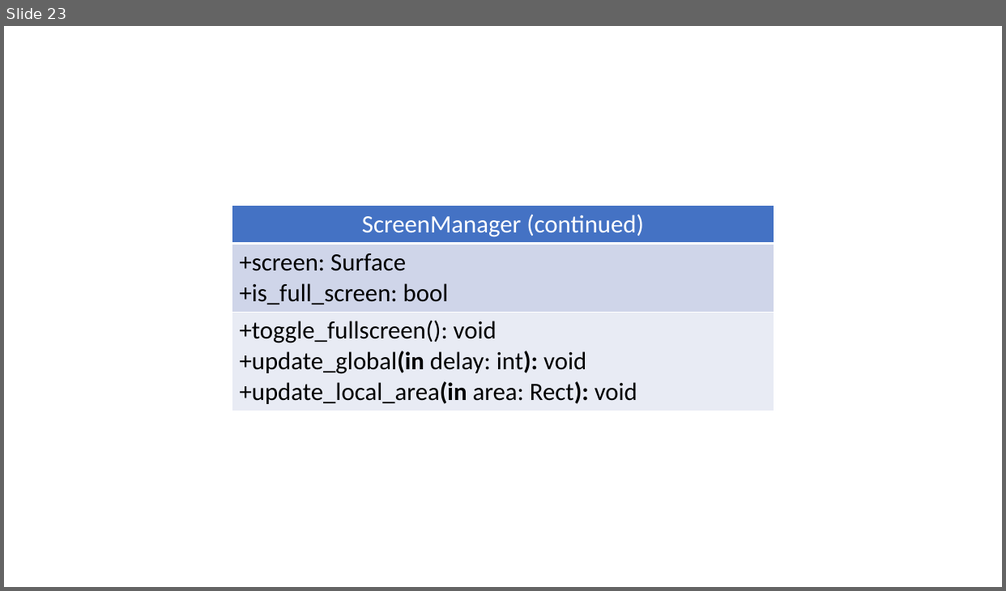
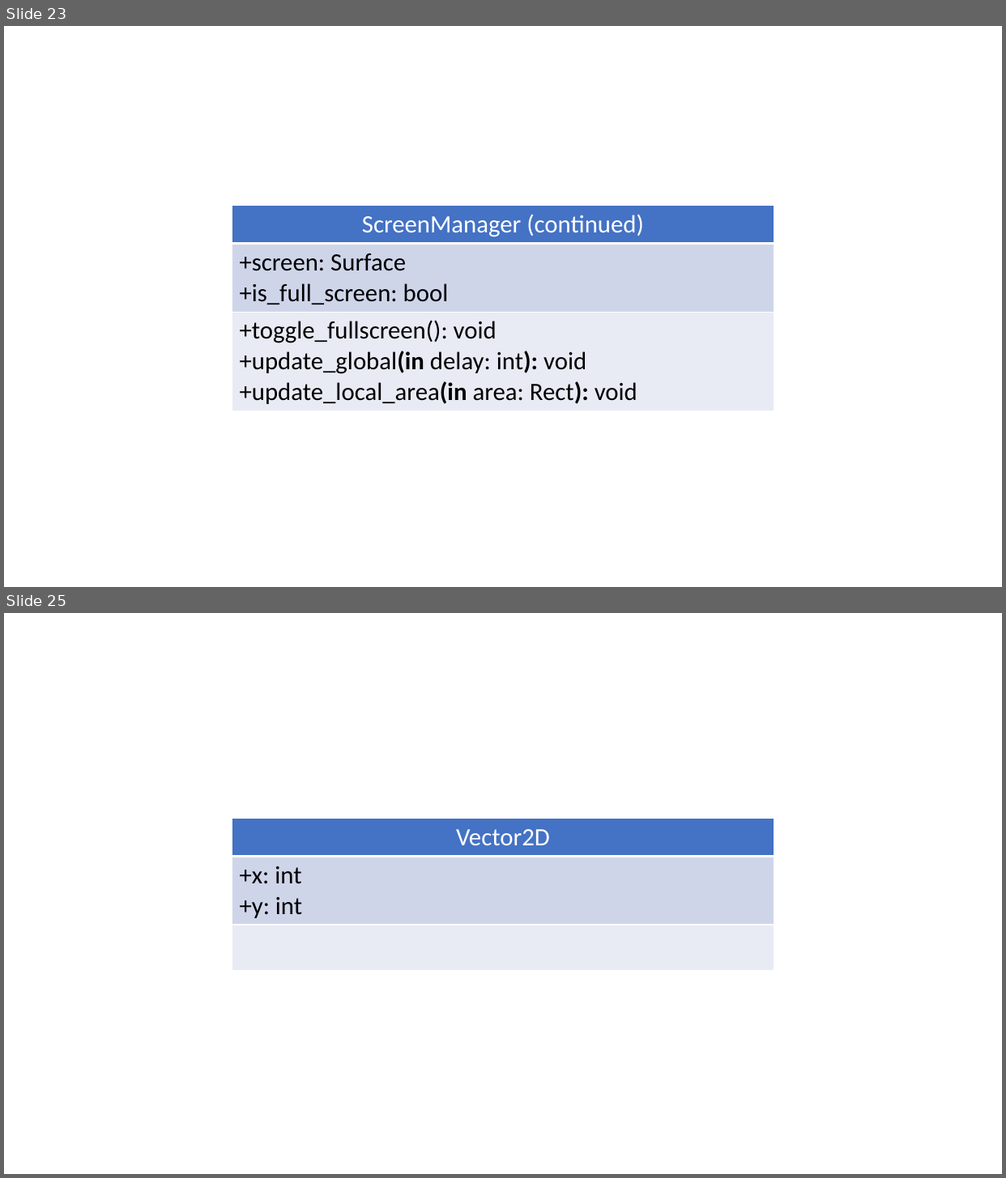
Before and after one commit to wertolf/vocabulary-builder, a slide deck: documentation/diagrams.pptx. Shown one above the other, each under a label of ours: slide 23 before the commit, slides 23 and 25 after it; the slides between them are not shown. The pictures are 1006x591 and 1006x1178 pixels, drawn with LibreOffice and Linux fonts; fonts in the diff are those of the drawing. Boxes give left, top, right and bottom in pixels: in the first picture for what was removed or moved away, otherwise in the second. Text is boxed around its words. In the diff, an @@ line names an element or a change of style, - is before the commit and + after.

```diff
--- a/documentation/diagrams.pptx
+++ b/documentation/diagrams.pptx
@@ slide 25 added at box(4, 613, 1002, 1174), background #FFFFFF @@
@@ table added at box(232, 819, 774, 969), 3 rows, 1 columns @@
+Vector2D
++x: int / +y: int
+
```
Also in this commit, not shown: 5 other slides added, 26 other files.
